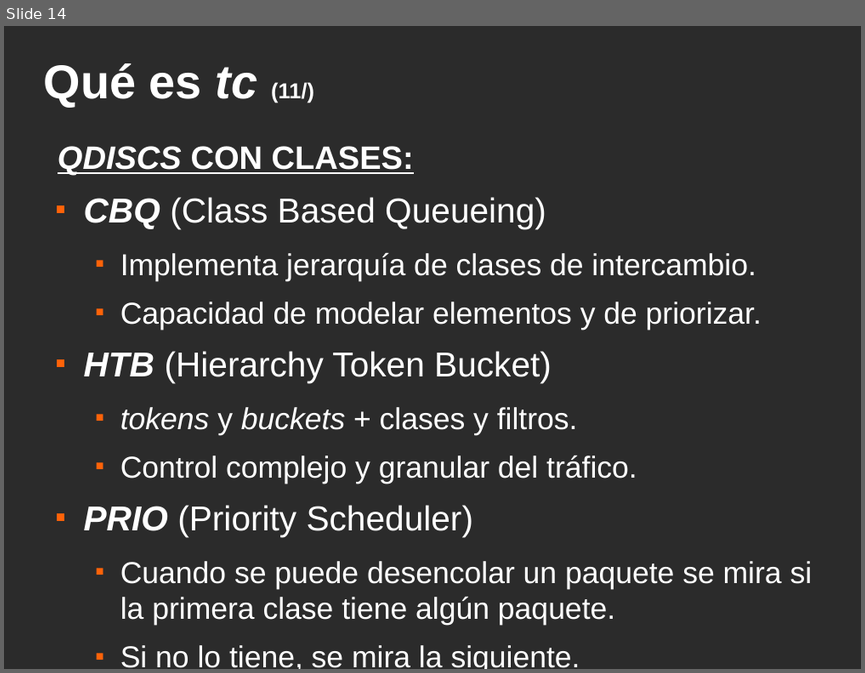
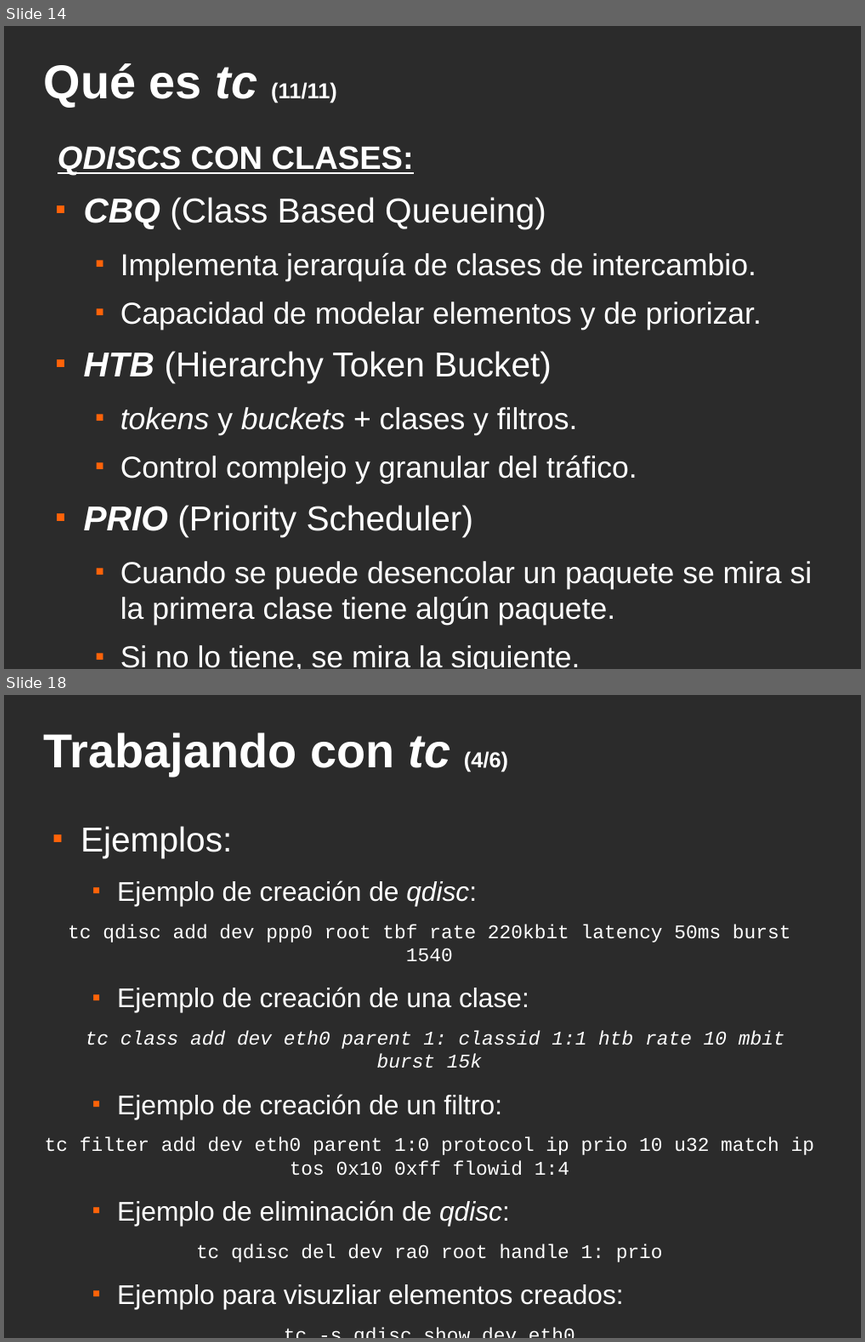
Before and after one commit to srug86/trabajos5oesi.pirs, a slide deck: present/slices.odp. Shown one above the other, each under a label of ours: slide 14 before the commit, slides 14 and 18 after it; the slides between them are not shown. The pictures are 865x673 and 865x1342 pixels, drawn with LibreOffice and Linux fonts; fonts in the diff are those of the drawing; background and template pictures are left out; a plain dark background stands for a picture behind light text. Boxes give left, top, right and bottom in pixels: in the first picture for what was removed or moved away, otherwise in the second. Text is boxed around its words. In the diff, an @@ line names an element or a change of style, - is before the commit and + after.

```diff
--- a/present/slices.odp
+++ b/present/slices.odp
@@ slide 18 added at bbox=[4, 695, 861, 1338], background picture (left out) @@
@@ title added at bbox=[44, 732, 508, 776], 44 pt, text #FFFFFF, bold @@
+Trabajando con tc (4/6)
@@ text added at bbox=[45, 826, 814, 1309], 18 pt, text #FFFFFF @@
+■ Ejemplos:
+  ■ Ejemplo de creación de qdisc:
+tc qdisc add dev ppp0 root tbf rate 220kbit latency 50ms burst 1540
+  ■ Ejemplo de creación de una clase:
+tc class add dev eth0 parent 1: classid 1:1 htb rate 10 mbit burst 15k
+  ■ Ejemplo de creación de un filtro:
+tc filter add dev eth0 parent 1:0 protocol ip prio 10 u32 match ip tos 0x10 0xff flowid 1:4
+  ■ Ejemplo de eliminación de qdisc:
+tc qdisc del dev ra0 root handle 1: prio
+  ■ Ejemplo para visuzliar elementos creados:
+tc -s qdisc show dev eth0
@@ slide 14 changed as well @@
@@ title at bbox=[44, 63, 337, 107]: text changed @@
-Qué es tc (11/)
+Qué es tc (11/11)
```
Also in this commit, not shown: 10 other slides changed, 7 other slides added, 1 other file.
